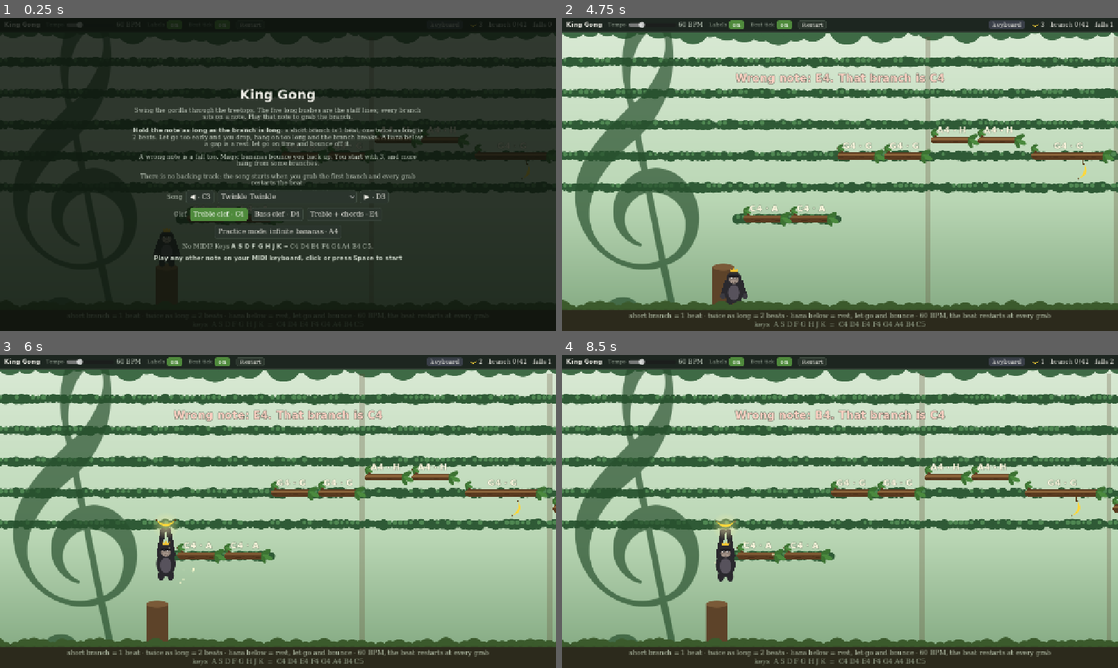
Above: before the commit, frames 1-4 (two rows, left to right).
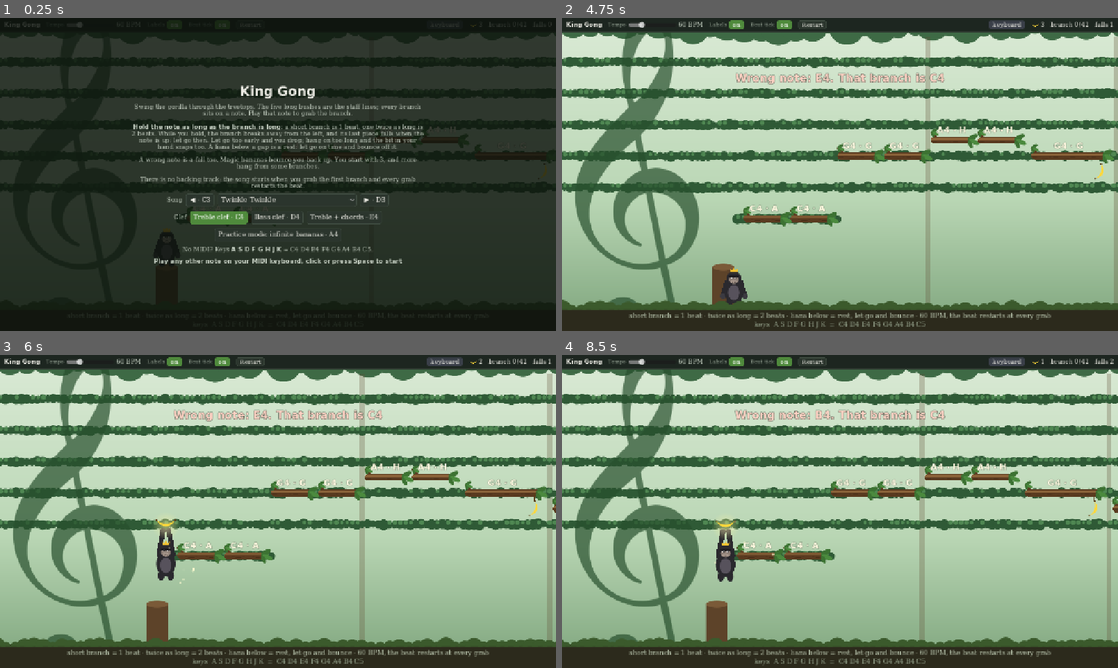
Above: after the commit, the same moments.

Repository: judokas01/midi-game-concepts
Game: Godot game, scene res://main.tscn
Two runs of this game, one before a commit and one after it. Both use one fixed random seed, a clock stepped at 60 frames per second and the inputs below.
Inputs (mouse positions are in pixels of both pictures, inside the frame that each line leads up to):
- Up to frame 1 (0.25 s): no input
- Up to frame 2 (4.75 s): click "Restart" at 0.5 s; click "Restart" at 1.25 s; click "Restart" at 2 s; click "on" at 2.75 s; click "off" at 3.5 s; tap Enter at 4.25 s; move the mouse to (962, 158) at 4.27 s; hold D from 4.28 s (still down); tap F at 4.35 s; click (962, 158) at 4.42 s; tap Space at 4.52 s
- Up to frame 3 (6 s): move the mouse to (166, 527) at 5.02 s; release D at 5.03 s; hold S 5.03-5.78 s; tap G at 5.1 s; tap Space at 5.27 s; move the mouse to (333, 442) at 5.77 s; hold D from 5.78 s (still down); tap H at 5.85 s
- Up to frame 4 (8.5 s): move the mouse to (812, 574) at 6.52 s; tap J at 6.6 s; click (812, 574) at 6.67 s; tap Space at 6.77, 7.52, 8.27 s; move the mouse to (1006, 558) at 7.27 s; release D at 7.28 s; hold A from 7.28 s (still down); tap K at 7.35 s; move the mouse to (673, 464) at 8.02 s; tap Z at 8.1 s

The runs differ from the first frame. In frame 1, 7.9% of the frame differs, in the area x 23-98%, y 21-79%; in frame 2, less than 0.1%; in frame 3, less than 0.1%; in frame 4, less than 0.1%.

Commit message:
branch breaking to indicate the tempo

Diff:
--- a/godot-implementations/king-gong/main.tscn
+++ b/godot-implementations/king-gong/main.tscn
@@ -429,7 +429,7 @@
 bbcode_enabled = true
 text = "[center]Swing the gorilla through the treetops. The five long bushes are the staff lines; every branch sits on a note. Play that note to grab the branch.
 
-[b]Hold the note as long as the branch is long[/b]: a short branch is 1 beat, one twice as long is 2 beats. Let go too early and you drop, hang on too long and the branch breaks. A liana below a gap is a rest: let go on time and bounce off it.
+[b]Hold the note as long as the branch is long[/b]: a short branch is 1 beat, one twice as long is 2 beats. While you hold, the branch breaks away from the left, and its last piece falls when the note is up: let go then. Let go too early and you drop; hang on too long and the bit in your hand snaps too. A liana below a gap is a rest: let go on time and bounce off it.
 
 A wrong note is a fall too. Magic bananas bounce you back up. You start with 3, and more hang from some branches.
 
--- a/godot-implementations/king-gong/scenes/branch.tscn
+++ b/godot-implementations/king-gong/scenes/branch.tscn
@@ -26,6 +26,8 @@
 texture = ExtResource("2_bark")
 texture_mode = 1
 begin_cap_mode = 2
+
+[node name="Pieces" type="Node2D" parent="."]
 
 [node name="Right" type="Node2D" parent="."]
 position = Vector2(39.6, 0)
--- a/godot-implementations/king-gong/scripts/branch.gd
+++ b/godot-implementations/king-gong/scripts/branch.gd
@@ -1,19 +1,27 @@
 extends Node2D
-## One note of the tune: a branch on its staff line, as long as the note lasts. It is two
-## halves meeting at the grip, which bend when the gorilla hangs on too long and come apart
-## when the branch breaks.
+## One note of the tune: a branch on its staff line, as long as the note lasts, drawn as two
+## halves meeting at the grip. While the gorilla hangs on it, it breaks away piece by piece
+## from its left end, and its last piece, at the right end, falls when it is time to let go.
+## The piece under the gorilla's hand holds until it does; hung on too long, it bends, cracks
+## and snaps.
 
 const Song := preload("res://scripts/song.gd")
 const Staff := preload("res://scripts/staff.gd")
+const PIECE := 0.3 * Staff.STEP    # the branch comes away in pieces about this long
+const STUB := 0.2 * Staff.STEP     # half the piece under the gorilla's hand
 
 var _half := 0.0
-var _done := false
 var _broken := false
 var _has_banana := false
-var _break: Tween
+var _pieces: Array[Line2D] = []   # once hung on: the pieces of wood still on the branch, the stub among them
+var _stub: Line2D
+var _drops: Array[Tween] = []     # the pieces falling
 
 @onready var _left: Node2D = $Left
 @onready var _right: Node2D = $Right
+@onready var _twig: Sprite2D = $Left/Twig
+@onready var _leaves: Sprite2D = $Right/Leaves
+@onready var _piece_layer: Node2D = $Pieces
 @onready var _cracks: Node2D = $Cracks
 @onready var _banana: Node2D = $Banana
 @onready var _label: Label = $NoteLabel
@@ -22,12 +30,12 @@
 func setup(note: Song.Note) -> void:
 	position = Staff.note_pos(note)
 	_half = Staff.branch_length(note) / 2.0
-	# each half pivots on its outer end
 	_left.position.x = -_half
 	$Left/Wood.set_point_position(1, Vector2(_half, 0.0))
 	_right.position.x = _half
 	$Right/Wood.set_point_position(0, Vector2(-_half, 0.0))
-	_banana.position.x = minf(_banana.position.x, 0.9 * _half)   # a short branch holds it nearer the middle
+	# near the right end, on the last piece to fall, so it is still there at the let-go
+	_banana.position.x = _half - 0.2 * Staff.STEP
 	_has_banana = note.banana
 	_banana.visible = _has_banana
 	set_strain(0.0, 0.0)
@@ -40,7 +48,6 @@
 
 ## Left behind: drawn faded from now on.
 func mark_done() -> void:
-	_done = true
 	modulate.a = 0.5
 
 
@@ -49,39 +56,121 @@
 	_banana.hide()
 
 
-## `sag` in pixels at the grip; `crack` 0..1 shows up to three cracks.
+## Where the banana hangs, in the world.
+func banana_spot() -> Vector2:
+	return $Banana/Fruit.global_position
+
+
+## `sag` in pixels at the grip; `crack` 0..1 shows up to three cracks. The pieces still on
+## bend about the branch's two ends.
 func set_strain(sag: float, crack: float) -> void:
 	if _broken:
 		return
 	var bend := atan2(sag, _half)
-	_left.rotation = bend
-	_right.rotation = -bend
+	for piece in _pieces:
+		piece.position.y = (_half - absf(piece.position.x)) * sin(bend)
+		piece.rotation = -signf(piece.position.x) * bend
 	_cracks.position.y = sag
 	for i in _cracks.get_child_count():
 		_cracks.get_child(i).visible = i < ceili(crack * 3.0)
 
 
+## The gorilla is `p` of the way through its note on this branch, 1 when it should let go.
+## The break runs from the left end at 0 to the right end at 1, and each piece falls once it
+## has passed it, but the stub.
+func crumble(p: float) -> void:
+	if _stub == null:
+		_split()
+	var x := lerpf(-_half, _half, p)
+	for piece in _pieces.duplicate():
+		if piece != _stub and piece.position.x + piece.get_point_position(1).x <= x + 0.5:
+			_drop(piece)
+
+
+## The gorilla let go, or fell: the stub it held falls too.
+func let_go() -> void:
+	if _stub in _pieces:
+		_drop(_stub)
+
+
+## Held too long: the stub snaps.
 func break_off() -> void:
 	_broken = true
 	_label.hide()
 	_cracks.hide()
 	_banana.hide()
-	_break = create_tween().set_parallel()
-	_break.tween_property(_left, "rotation", 1.2, 0.4)
-	_break.tween_property(_right, "position:y", 20.0 * Staff.STEP * 1.6 * 1.6, 1.6) \
-		.set_trans(Tween.TRANS_QUAD).set_ease(Tween.EASE_IN)
-	_break.tween_property(_right, "rotation", -3.2, 1.6)
-	_break.tween_property(self, "modulate:a", 0.0, 1.0).set_delay(0.6)
+	let_go()
 
 
 ## Grown back, for the retry after a magic banana.
 func restore() -> void:
-	if _break:
-		_break.kill()
+	for drop in _drops:
+		drop.kill()
+	_drops.clear()
 	_broken = false
-	_right.position.y = 0.0
-	modulate.a = 0.5 if _done else 1.0
 	_cracks.show()
 	_banana.visible = _has_banana
 	_label.visible = _label.text != ""
+	_mend()
 	set_strain(0.0, 0.0)
+
+
+## The wood becomes pieces that can fall one by one, with the stub under the hand among
+## them. The twig goes with the first piece and the leaves with the last.
+func _split() -> void:
+	var wood: Line2D = $Left/Wood
+	var stub := minf(STUB, _half)
+	var spans: Array[Vector2] = []   # each piece's left and right end
+	var stub_at := 0
+	for side: Vector2 in [Vector2(-_half, -stub), Vector2(stub, _half)]:
+		var n := roundi((side.y - side.x) / PIECE)
+		for k in n:
+			spans.append(Vector2(lerpf(side.x, side.y, float(k) / n), lerpf(side.x, side.y, float(k + 1) / n)))
+		if side.x < 0.0:
+			stub_at = spans.size()
+			spans.append(Vector2(-stub, stub))
+	for k in spans.size():
+		var length := spans[k].y - spans[k].x
+		var piece: Line2D = wood.duplicate()
+		piece.position = Vector2(spans[k].x + length / 2.0, 0.0)
+		piece.points = PackedVector2Array([Vector2(-length / 2.0, 0.0), Vector2(length / 2.0, 0.0)])
+		piece.begin_cap_mode = Line2D.LINE_CAP_ROUND if k == 0 else Line2D.LINE_CAP_NONE
+		piece.end_cap_mode = Line2D.LINE_CAP_ROUND if k == spans.size() - 1 else Line2D.LINE_CAP_NONE
+		_piece_layer.add_child(piece)
+		_pieces.append(piece)
+	_stub = _pieces[stub_at]
+	wood.hide()
+	$Right/Wood.hide()
+	_twig.reparent(_pieces[0])
+	_twig.show_behind_parent = true
+	_leaves.reparent(_pieces[-1])
+
+
+## The branch whole again: twig and leaves back on their halves, the pieces gone.
+func _mend() -> void:
+	if _stub == null:
+		return
+	for end: Array in [[_twig, _left], [_leaves, _right]]:
+		var sprite: Sprite2D = end[0]
+		sprite.reparent(end[1], false)
+		sprite.position = Vector2.ZERO
+		sprite.rotation = 0.0
+	_left.move_child(_twig, 0)
+	_twig.show_behind_parent = false
+	for piece in _piece_layer.get_children():
+		piece.queue_free()
+	_pieces.clear()
+	_stub = null
+	$Left/Wood.show()
+	$Right/Wood.show()
+
+
+## `piece` falls off the branch, turning, and fades.
+func _drop(piece: Line2D) -> void:
+	_pieces.erase(piece)
+	var fall := create_tween().set_parallel()
+	fall.tween_property(piece, "position", piece.position + Vector2(0.3, 4.0) * Staff.STEP, 0.7) \
+		.set_trans(Tween.TRANS_QUAD).set_ease(Tween.EASE_IN)
+	fall.tween_property(piece, "rotation", piece.rotation + randf_range(-1.2, 1.2), 0.7)
+	fall.tween_property(piece, "modulate:a", 0.0, 0.3).set_delay(0.4)
+	_drops.append(fall)
--- a/godot-implementations/king-gong/scripts/game.gd
+++ b/godot-implementations/king-gong/scripts/game.gd
@@ -62,7 +62,7 @@
 var now := 0.0             # ms, this frame
 var render: Pose
 var _blend := {}           # eases into a new pose: {from, rot, t0, dur, hop}; empty when idle
-var _strained := -1        # branch shown bending, if any
+var _hung := -1            # branch shown hung on, if any
 var _dipping := -1         # note whose liana is shown dipping, if any
 var _last := 0.0
 
@@ -116,7 +116,7 @@
 	render = _apply_blend(_pose())
 	gorilla.show_pose(render, now)
 	camera.position.x = _camera_x()
-	_show_strain()
+	_show_hung()
 	_show_liana()
 	_show_prompt()
 
@@ -147,7 +147,7 @@
 	perch_stump = true
 	_blend = {}
 	_blocked = {}
-	_strained = -1
+	_hung = -1
 	_dipping = -1
 	render = _pose()
 	camera.position.x = _camera_x()
@@ -381,7 +381,7 @@
 		n.taken = true
 		bananas += 1
 		world.branch(i).take_banana()
-		hud.fly_banana(get_viewport().get_canvas_transform() * (Staff.note_pos(n) + Vector2(0.65, 0.7) * S))
+		hud.fly_banana(get_viewport().get_canvas_transform() * world.branch(i).banana_spot())
 	_update_hud()
 
 
@@ -508,16 +508,19 @@
 	return render.pos.x - get_viewport_rect().size.x * 0.3
 
 
-## The branch being hung on sags, and cracks once the note has run past its length.
-func _show_strain() -> void:
+## The branch being hung on breaks away from the left as the note runs, its last piece
+## falling at the moment to let go; it sags, and cracks once the note has run past its length.
+func _show_hung() -> void:
 	var hung := cur if state == State.HANG else -1
-	if _strained != hung and _strained >= 0:
-		world.branch(_strained).set_strain(0.0, 0.0)
-	_strained = hung
+	if _hung != hung and _hung >= 0:
+		world.branch(_hung).set_strain(0.0, 0.0)
+		world.branch(_hung).let_go()
+	_hung = hung
 	if hung < 0:
 		return
 	var w := windows(hung, grab_t)
 	var crack := clampf((now - w.end) / w.tol, 0.0, 1.0) if now > w.end else 0.0
+	world.branch(hung).crumble((now - grab_t) / (notes[hung].beats * beat_ms()))
 	world.branch(hung).set_strain((0.08 + crack * 0.35) * S, crack)
 
 
Not shown, changed: godot-implementations/king-gong/README.md
